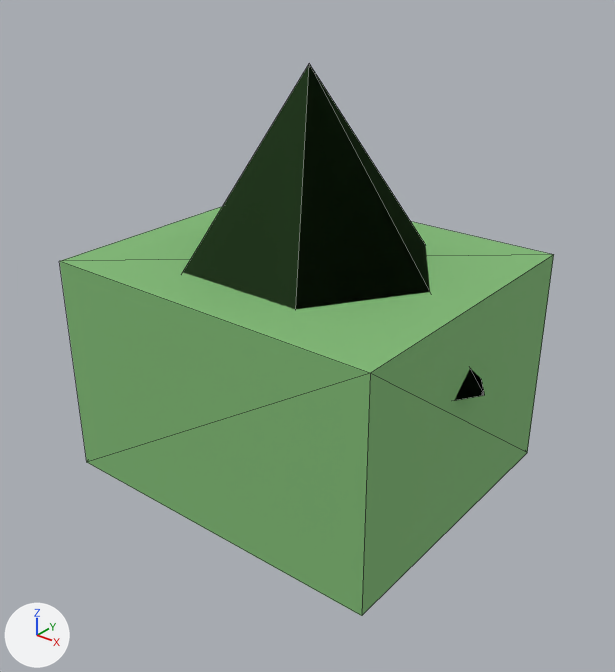
The glTF model public/model/quaternius/nature/BushLarge.glb as it was, and as the next commit left it.
The view is the same before and after, from a 50 mm camera at (1.62, -2.03, 1.75) aimed at (0.06, -0.08, 0.54). Lighting does not change. The marker at lower left points along +X, +Y and +Z. The picture after the commit comes second. Mesh edges are drawn as thin lines. Vertices at exactly the same position are counted once.

Objects in the first picture: 'filler_BushLarge'.
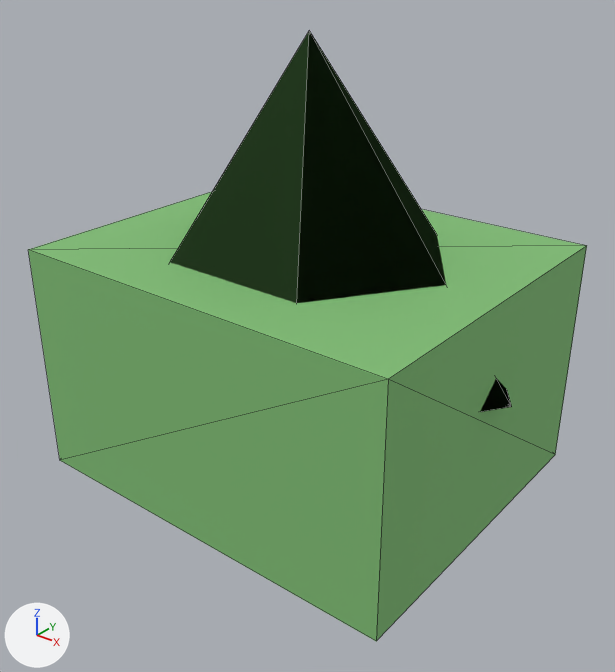
Boxes [x1, y1, x2, y2] around the edits, measured in the pictures (615 x 672 px):
'filler_BushLarge', reshaped (13% wider, 10% taller)
    before: [60, 64, 554, 616]
    after: [28, 31, 587, 641]

The change, as a diff of the scene's bpy script:
```diff
--- a/public/model/quaternius/nature/BushLarge.glb.py
+++ b/public/model/quaternius/nature/BushLarge.glb.py
@@ me_bushlarge @@
 # used by ob_filler_bushlarge; location = (0.0, 0.0, 0.0)
-me_bushlarge.from_pydata(...)  # 15 vertices, 22 faces; spans x -0.66..0.66, y -0.522..0.522, z 0.0..1.375
-me_bushlarge.vertices[0].co = (0.605, 0.522, 0.0)  # pixel (527, 452)
-me_bushlarge.vertices[1].co = (0.605, 0.522, 0.77)  # pixel (553, 254)
-me_bushlarge.vertices[2].co = (0.605, -0.522, 0.77)  # pixel (370, 373)
-me_bushlarge.vertices[3].co = (0.605, -0.522, 0.0)  # pixel (361, 615)
-me_bushlarge.vertices[4].co = (-0.605, -0.522, 0.0)  # pixel (86, 462)
-me_bushlarge.vertices[5].co = (-0.605, -0.522, 0.77)  # pixel (59, 261)
-me_bushlarge.vertices[6].co = (-0.605, 0.522, 0.77)
-me_bushlarge.vertices[7].co = (-0.605, 0.522, 0.0)
-me_bushlarge.vertices[8].co = (0.66, 0.0, 0.495)  # pixel (484, 395)
-me_bushlarge.vertices[9].co = (0.33, -0.5, 0.495)
-me_bushlarge.vertices[10].co = (-0.33, -0.5, 0.495)
-me_bushlarge.vertices[11].co = (-0.66, 0.0, 0.495)
-me_bushlarge.vertices[12].co = (-0.33, 0.5, 0.495)
-me_bushlarge.vertices[13].co = (0.33, 0.5, 0.495)
-me_bushlarge.vertices[14].co = (0.0, 0.0, 1.375)  # pixel (309, 63)
+me_bushlarge.from_pydata(...)  # 15 vertices, 22 faces; spans x -0.748..0.748, y -0.575..0.575, z 0.0..1.466
+# me_bushlarge part 1
+me_bushlarge.vertices[0].co = (0.69, 0.575, 0.0)  # pixel (555, 454)
+me_bushlarge.vertices[1].co = (0.69, 0.575, 0.805)  # pixel (586, 245)
+me_bushlarge.vertices[2].co = (0.69, -0.575, 0.805)  # pixel (388, 379)
+me_bushlarge.vertices[3].co = (0.69, -0.575, 0.0)  # pixel (376, 641)
+me_bushlarge.vertices[4].co = (-0.69, -0.575, 0.0)  # pixel (59, 460)
+me_bushlarge.vertices[5].co = (-0.69, -0.575, 0.805)  # pixel (28, 249)
+me_bushlarge.vertices[6].co = (-0.69, 0.575, 0.805)
+me_bushlarge.vertices[7].co = (-0.69, 0.575, 0.0)
+me_bushlarge.vertices[8].co = (0.748, 0.0, 0.489)  # pixel (511, 406)
+me_bushlarge.vertices[9].co = (0.374, -0.548, 0.489)
+me_bushlarge.vertices[10].co = (-0.374, -0.548, 0.489)
+me_bushlarge.vertices[11].co = (-0.748, 0.0, 0.489)
+me_bushlarge.vertices[12].co = (-0.374, 0.548, 0.489)
+me_bushlarge.vertices[13].co = (0.374, 0.548, 0.489)
+me_bushlarge.vertices[14].co = (0.0, 0.0, 1.466)  # pixel (309, 30)
 me_bushlarge.materials.append(mat_nature_bushlarge_material)
```
